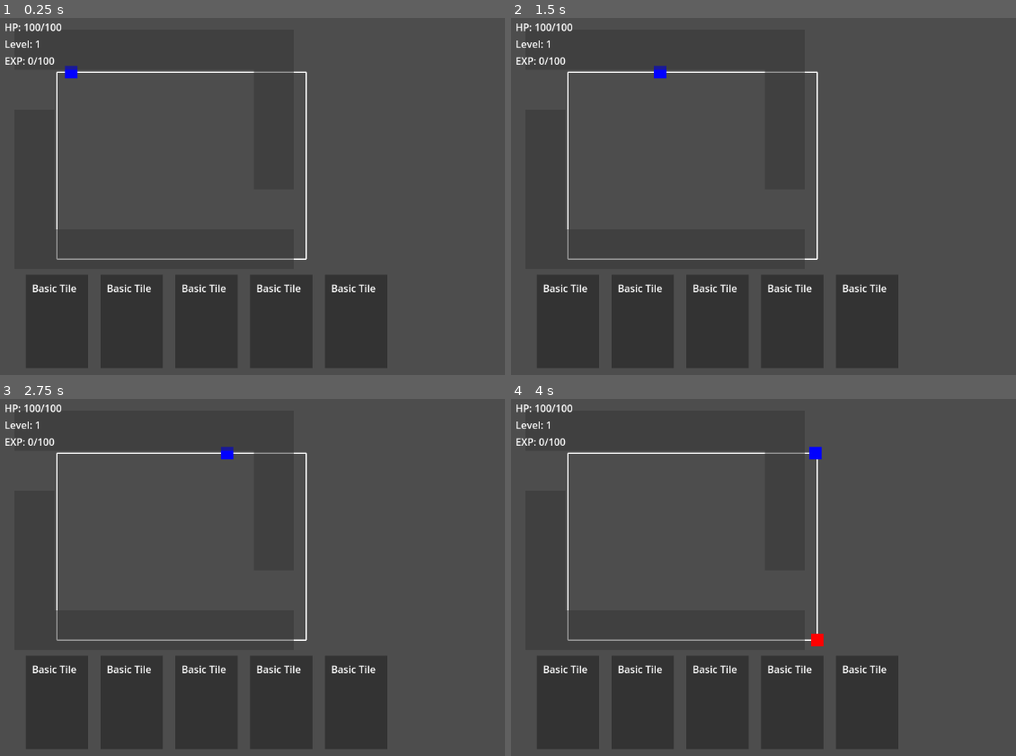
Above: before the commit, frames 1-4 (two rows, left to right).
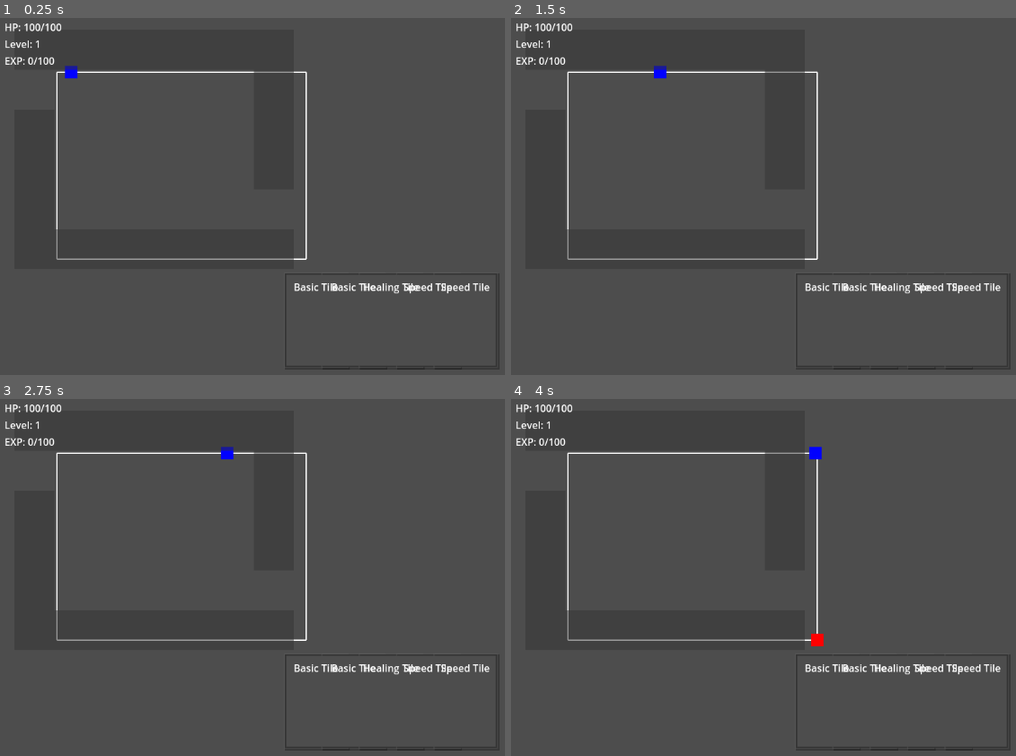
Above: after the commit, the same moments.

Repository: ivajpro/erlenmeyer
Game: Godot game, scene res://scenes/levels/game_loop.tscn
Same seed, same stepped clock (60 frames per second), same inputs: the game is played once before the commit and once after it.
Inputs (mouse positions are in pixels of both pictures, inside the frame that each line leads up to):
- Up to frame 1 (0.25 s): no input
- Up to frame 2 (1.5 s): move the mouse to (outside the picture) at 0.52 s; click (outside the picture) at 0.67 s; move the mouse to (723, 232) at 1.27 s; click (723, 232) at 1.42 s
- Up to frame 3 (2.75 s): move the mouse to (424, 502) at 2.02 s; click (424, 502) at 2.17 s
- Up to frame 4 (4 s): move the mouse to (829, 673) at 2.77 s; click (829, 673) at 2.92 s; move the mouse to (outside the picture) at 3.52 s; click (outside the picture) at 3.67 s

The runs differ from the first frame. In frame 1, 16% of the frame differs, in the area x 5-99%, y 71-99%; in frame 2, 16%; in frame 3, 16%; in frame 4, 16%.

Commit message:
Trying to clean UI

Diff:
--- /dev/null
+++ b/loop-fantasy/resources/ui_theme.tres
@@ -0,0 +1,15 @@
+[gd_resource type="Theme" load_steps=2 format=3]
+
+[sub_resource type="StyleBoxFlat" id=1]
+bg_color = Color(0.12, 0.12, 0.18, 0.95)
+border_width_left = 2
+border_width_top = 2
+border_width_right = 2
+border_width_bottom = 2
+border_color = Color(0.3, 0.3, 0.4, 1.0)
+corner_radius_top_left = 8
+corner_radius_top_right = 8
+corner_radius_bottom_right = 8
+corner_radius_bottom_left = 8
+shadow_color = Color(0, 0, 0, 0.3)
+shadow_size = 4
--- a/loop-fantasy/scenes/levels/game_loop.tscn
+++ b/loop-fantasy/scenes/levels/game_loop.tscn
@@ -1,9 +1,14 @@
-[gd_scene load_steps=3 format=3 uid="uid://co7uuqur7wwj3"]
+[gd_scene load_steps=4 format=3 uid="uid://co7uuqur7wwj3"]
 
 [ext_resource type="Script" path="res://scripts/core/loop_manager.gd" id="1_loop_manager"]
 [ext_resource type="PackedScene" uid="uid://cu1a5b7sovjuj" path="res://scenes/ui/hud.tscn" id="2_hud"]
+[ext_resource type="PackedScene" uid="uid://csiwhyruuv6nw" path="res://scenes/ui/action_menu.tscn" id="3_3sfbr"]
 
 [node name="GameLoop" type="Node2D"]
 script = ExtResource("1_loop_manager")
 
 [node name="HUD" parent="." instance=ExtResource("2_hud")]
+
+[node name="ActionMenu" parent="." instance=ExtResource("3_3sfbr")]
+
+[connection signal="action_selected" from="ActionMenu" to="." method="_on_action_selected"]
--- /dev/null
+++ b/loop-fantasy/scenes/ui/action_menu.tscn
@@ -0,0 +1,10 @@
+[gd_scene load_steps=2 format=3 uid="uid://csiwhyruuv6nw"]
+
+[ext_resource type="Script" path="res://scripts/ui/action_menu.gd" id="1_2pcj6"]
+
+[node name="ActionMenu" type="Control"]
+layout_mode = 3
+anchors_preset = 0
+offset_right = 40.0
+offset_bottom = 40.0
+script = ExtResource("1_2pcj6")
--- a/loop-fantasy/scripts/cards/card.gd
+++ b/loop-fantasy/scripts/cards/card.gd
@@ -1,27 +1,116 @@
 extends Node2D
 class_name Card
 
-signal card_played(tile_type: String, position: Vector2)
+# Signal declarations
+signal mouse_entered(card: Card)
+signal mouse_exited(card: Card)
+signal card_selected(card: Card)
 
-var tile_type: String = "basic"
-var card_name: String = "Basic Tile"
-var description: String = "A basic path tile"
+@export var tile_type: String = "basic"
+@export var card_name: String = "Basic Tile"
+@export var description: String = "A basic path tile"
+
+var is_selected: bool = false
+var is_hovered: bool = false
+
+@onready var background = $Background
+@onready var label = $Label
 
 func _ready():
-    _create_visual()
+	_create_visual()
+	_setup_area()
 
 func _create_visual():
-    var background = ColorRect.new()
-    background.size = Vector2(100, 150)
-    background.position = Vector2(-50, -75)
-    background.color = Color(0.2, 0.2, 0.2)
-    add_child(background)
+	# Add drop shadow
+	var shadow = ColorRect.new()
+	shadow.name = "Shadow"
+	shadow.size = Vector2(104, 154)
+	shadow.position = Vector2(-52 + 2, -77 + 2)
+	shadow.color = Color(0, 0, 0, 0.3)
+	shadow.z_index = -2
+	add_child(shadow)
 
-    var label = Label.new()
-    label.text = card_name
-    label.position = Vector2(-40, -65)
-    add_child(label)
+	# Create border with gradient
+	var border = ColorRect.new()
+	border.name = "Border"
+	border.size = Vector2(104, 154)
+	border.position = Vector2(-52, -77)
+	border.color = Color(0.4, 0.4, 0.4, 1.0)
+	add_child(border)
+
+	# Create card background
+	var bg_rect = ColorRect.new()
+	bg_rect.name = "Background"
+	bg_rect.size = Vector2(100, 150)
+	bg_rect.position = Vector2(-50, -75)
+	bg_rect.color = Color(0.2, 0.2, 0.2, 1.0)
+	bg_rect.z_index = 0
+	add_child(bg_rect)
+
+	# Create card frame
+	var frame = ColorRect.new()
+	frame.name = "Frame"
+	frame.size = Vector2(96, 146)
+	frame.position = Vector2(-48, -73)
+	frame.color = Color(0.3, 0.3, 0.3, 1.0)
+	frame.z_index = 1
+	add_child(frame)
+
+	# Add card name with higher z-index
+	var name_label = Label.new()
+	name_label.name = "CardLabel"  # Changed name to be more specific
+	name_label.text = card_name
+	name_label.horizontal_alignment = HORIZONTAL_ALIGNMENT_CENTER
+	name_label.size = Vector2(90, 30)
+	name_label.position = Vector2(-45, -65)
+	name_label.add_theme_color_override("font_color", Color.WHITE)
+	name_label.z_index = 2
+	add_child(name_label)
+
+func _setup_area():
+	var area = Area2D.new()
+	area.name = "CardArea"
+	area.input_pickable = true  # Make sure this is set
+
+	var collision = CollisionShape2D.new()
+	var shape = RectangleShape2D.new()
+	shape.size = Vector2(100, 150)
+	collision.shape = shape
+	collision.position = Vector2(0, 0)
+
+	area.add_child(collision)
+	add_child(area)
+
+	# Connect both mouse and input events
+	area.mouse_entered.connect(_on_mouse_enter)
+	area.mouse_exited.connect(_on_mouse_exit)
+	area.input_event.connect(_input_event)
+
+func _process(_delta):
+	var border = get_node_or_null("Border")
+	if border:
+		if is_selected:
+			print("Card is selected: ", card_name)  # Debug print
+			border.color = Color(1, 0, 0, 0.8)  # Bright red for selected
+			scale = Vector2(1.1, 1.1)  # Make selected card slightly larger
+		elif is_hovered:
+			border.color = Color(1, 1, 1, 0.5)  # White for hover
+			scale = Vector2(1.05, 1.05)  # Slightly larger on hover
+		else:
+			border.color = Color(0.4, 0.4, 0.4, 0.3)  # Default gray
+			scale = Vector2(1.0, 1.0)  # Normal size
+
+func _on_mouse_enter():
+	is_hovered = true
+	mouse_entered.emit(self)  # Use .emit() syntax
+
+func _on_mouse_exit():
+	is_hovered = false
+	mouse_exited.emit(self)
 
 func _input_event(_viewport, event, _shape_idx):
-    if event is InputEventMouseButton and event.pressed:
-        emit_signal("card_played", tile_type, get_global_mouse_position())
+	if event is InputEventMouseMotion:
+		is_hovered = true
+	elif event is InputEventMouseButton and event.pressed:
+		print("Card clicked: ", card_name)  # Debug print
+		card_selected.emit(self)  # Use new signal instead of direct parent call
--- a/loop-fantasy/scripts/characters/hero.gd
+++ b/loop-fantasy/scripts/characters/hero.gd
@@ -25,7 +25,7 @@
     collision.shape = rectangle
     add_child(collision)
 
-func _physics_process(delta: float) -> void:
+func _physics_process(_delta: float) -> void:
     check_combat()
     check_tile_effects()
 
--- a/loop-fantasy/scripts/core/loop_manager.gd
+++ b/loop-fantasy/scripts/core/loop_manager.gd
@@ -1,10 +1,10 @@
 extends Node2D
 
 const LOOP_PATH_POINTS = [
-    Vector2(100, 100),
-    Vector2(500, 100),
-    Vector2(500, 400),
-    Vector2(100, 400)
+	Vector2(100, 100),
+	Vector2(500, 100),
+	Vector2(500, 400),
+	Vector2(100, 400)
 ]
 
 const TILE_SIZE = 64
@@ -17,91 +17,125 @@
 var spawn_timer: float = 0
 const SPAWN_INTERVAL: float = 3.0
 var hand_manager: HandManager
+var is_paused: bool = false
+var loop_count: int = 0
+const LOOP_PAUSE_INTERVAL: int = 1  # Pause every loop
 
 func _ready():
-    draw_loop_path()
-    spawn_hero()
-    _create_path_tiles()
-    _setup_hand_manager()
+	draw_loop_path()
+	spawn_hero()
+	_create_path_tiles()
+	_setup_hand_manager()
 
 func _setup_hand_manager():
-    hand_manager = HandManager.new()
-    add_child(hand_manager)
+	hand_manager = HandManager.new()
+	add_child(hand_manager)
 
 func _create_path_tiles():
-    for i in range(LOOP_PATH_POINTS.size()):
-        var start = LOOP_PATH_POINTS[i]
-        var end = LOOP_PATH_POINTS[(i + 1) % LOOP_PATH_POINTS.size()]
-        _place_tiles_between(start, end)
+	for i in range(LOOP_PATH_POINTS.size()):
+		var start = LOOP_PATH_POINTS[i]
+		var end = LOOP_PATH_POINTS[(i + 1) % LOOP_PATH_POINTS.size()]
+		_place_tiles_between(start, end)
 
 func _place_tiles_between(start: Vector2, end: Vector2):
-    var direction = (end - start).normalized()
-    var distance = start.distance_to(end)
-    var current_pos = start
+	var direction = (end - start).normalized()
+	var _distance = start.distance_to(end)
+	var current_pos = start
 
-    while current_pos.distance_to(end) > TILE_SIZE:
-        var tile_pos = _snap_to_grid(current_pos)
-        if not placed_tiles.has(tile_pos):
-            var tile = tile_scene.instantiate()
-            tile.position = tile_pos
-            add_child(tile)
-            placed_tiles[tile_pos] = tile
-        current_pos += direction * TILE_SIZE
+	while current_pos.distance_to(end) > TILE_SIZE:
+		var tile_pos = _snap_to_grid(current_pos)
+		if not placed_tiles.has(tile_pos):
+			var tile = tile_scene.instantiate()
+			tile.position = tile_pos
+			add_child(tile)
+			placed_tiles[tile_pos] = tile
+		current_pos += direction * TILE_SIZE
 
 func _snap_to_grid(pos: Vector2) -> Vector2:
-    return Vector2(
-        floor(pos.x / TILE_SIZE) * TILE_SIZE,
-        floor(pos.y / TILE_SIZE) * TILE_SIZE
-    )
+	return Vector2(
+		floor(pos.x / TILE_SIZE) * TILE_SIZE,
+		floor(pos.y / TILE_SIZE) * TILE_SIZE
+	)
 
 func _process(delta):
-    if hero_node:
-        move_hero()
-        handle_enemy_spawn(delta)
+	if hero_node:
+		move_hero()
+		handle_enemy_spawn(delta)
 
 func draw_loop_path():
-    queue_redraw()
+	queue_redraw()
 
 func _draw():
-    for i in range(LOOP_PATH_POINTS.size()):
-        var start = LOOP_PATH_POINTS[i]
-        var end = LOOP_PATH_POINTS[(i + 1) % LOOP_PATH_POINTS.size()]
-        draw_line(start, end, Color.WHITE, 2.0)
+	for i in range(LOOP_PATH_POINTS.size()):
+		var start = LOOP_PATH_POINTS[i]
+		var end = LOOP_PATH_POINTS[(i + 1) % LOOP_PATH_POINTS.size()]
+		draw_line(start, end, Color.WHITE, 2.0)
 
 func spawn_hero():
-    var hero_scene = preload("res://scenes/characters/hero.tscn")
-    hero_node = hero_scene.instantiate()
-    hero_node.position = LOOP_PATH_POINTS[0]
-    add_child(hero_node)
+	var hero_scene = preload("res://scenes/characters/hero.tscn")
+	hero_node = hero_scene.instantiate()
+	hero_node.position = LOOP_PATH_POINTS[0]
+	add_child(hero_node)
 
 func move_hero():
-    var target = LOOP_PATH_POINTS[current_point_index]
-    var direction = (target - hero_node.position).normalized()
-    var distance = hero_node.position.distance_to(target)
+	if is_paused:
+		return
 
-    if distance < 5:
-        current_point_index = (current_point_index + 1) % LOOP_PATH_POINTS.size()
-    else:
-        hero_node.velocity = direction * movement_speed
-        hero_node.move_and_slide()
+	var target = LOOP_PATH_POINTS[current_point_index]
+	var direction = (target - hero_node.position).normalized()
+	var distance = hero_node.position.distance_to(target)
+
+	if distance < 5:
+		current_point_index = (current_point_index + 1) % LOOP_PATH_POINTS.size()
+		if current_point_index == 0:  # Completed a loop
+			loop_count += 1
+			if loop_count % LOOP_PAUSE_INTERVAL == 0:
+				pause_game()
+	else:
+		hero_node.velocity = direction * movement_speed
+		hero_node.move_and_slide()
+
+func pause_game():
+	is_paused = true
+	# Show action menu
+	$ActionMenu.show()
+
+func resume_game():
+	is_paused = false
+	$ActionMenu.hide()
 
 func handle_enemy_spawn(delta: float) -> void:
-    spawn_timer += delta
-    if spawn_timer >= SPAWN_INTERVAL:
-        spawn_timer = 0
-        spawn_enemy()
+	spawn_timer += delta
+	if spawn_timer >= SPAWN_INTERVAL:
+		spawn_timer = 0
+		spawn_enemy()
 
 func spawn_enemy() -> void:
-    var enemy = enemy_scene.instantiate()
-    var spawn_point = LOOP_PATH_POINTS[randi() % LOOP_PATH_POINTS.size()]
-    enemy.position = spawn_point
-    add_child(enemy)
+	var enemy = enemy_scene.instantiate()
+	var spawn_point = LOOP_PATH_POINTS[randi() % LOOP_PATH_POINTS.size()]
+	enemy.position = spawn_point
+	add_child(enemy)
 
-func try_place_tile(tile_type: String, position: Vector2):
-    var grid_pos = _snap_to_grid(position)
-    if not placed_tiles.has(grid_pos):
-        var tile = tile_scene.instantiate()
-        tile.position = grid_pos
-        tile.tile_type = tile_type
-        add_child(tile)
-        placed_tiles[grid_pos] = tile
+func try_place_tile(tile_type: String, tile_position: Vector2):
+	var grid_pos = _snap_to_grid(tile_position)
+	if not placed_tiles.has(grid_pos):
+		var tile = tile_scene.instantiate()
+		tile.position = grid_pos
+		tile.tile_type = tile_type
+		add_child(tile)
+		placed_tiles[grid_pos] = tile
+
+# Add this function to handle action menu responses
+func _on_action_selected(action: String):
+	match action:
+		"place_tile":
+			# Enable tile placement mode
+			hand_manager.enable_placement_mode()
+		"equip":
+			# Show equipment menu
+			$EquipmentMenu.show()
+		"continue":
+			resume_game()
+
+func _on_action_menu_action_selected(action: String) -> void:
+	pass # Replace with function body.
--- /dev/null
+++ b/loop-fantasy/scripts/ui/action_menu.gd
@@ -0,0 +1,52 @@
+extends Control
+class_name ActionMenu
+
+signal action_selected(action: String)
+
+func _ready():
+    hide()
+    _setup_menu()
+
+func _setup_menu():
+    # Create background panel
+    var panel = Panel.new()
+    panel.set_anchors_preset(Control.PRESET_CENTER)
+    panel.position = Vector2(-150, -100)
+    panel.size = Vector2(300, 200)
+    panel.theme = GameTheme.new()
+
+    # Create container for buttons
+    var vbox = VBoxContainer.new()
+    vbox.set_anchors_preset(Control.PRESET_FULL_RECT)
+    vbox.add_theme_constant_override("separation", 10)
+    vbox.add_theme_constant_override("margin_left", 20)
+    vbox.add_theme_constant_override("margin_right", 20)
+    vbox.add_theme_constant_override("margin_top", 20)
+    vbox.add_theme_constant_override("margin_bottom", 20)
+
+    # Add title
+    var title = Label.new()
+    title.text = "Loop Complete!"
+    title.horizontal_alignment = HORIZONTAL_ALIGNMENT_CENTER
+    title.add_theme_font_size_override("font_size", 24)
+    vbox.add_child(title)
+
+    # Add spacer
+    var spacer = Control.new()
+    spacer.custom_minimum_size = Vector2(0, 10)
+    vbox.add_child(spacer)
+
+    # Create buttons
+    _add_button(vbox, "Place Tiles", "place_tile")
+    _add_button(vbox, "Manage Equipment", "equip")
+    _add_button(vbox, "Continue Journey", "continue")
+
+    panel.add_child(vbox)
+    add_child(panel)
+
+func _add_button(container: Container, text: String, action: String):
+    var button = Button.new()
+    button.text = text
+    button.custom_minimum_size = Vector2(0, 40)
+    button.pressed.connect(func(): action_selected.emit(action))
+    container.add_child(button)
--- /dev/null
+++ b/loop-fantasy/scripts/ui/game_theme.gd
@@ -0,0 +1,32 @@
+extends Theme
+class_name GameTheme
+
+func _init():
+    # Panel styling
+    var panel_style = StyleBoxFlat.new()
+    panel_style.bg_color = Color(0.1, 0.1, 0.1, 0.9)
+    panel_style.border_width_left = 2
+    panel_style.border_width_top = 2
+    panel_style.border_width_right = 2
+    panel_style.border_width_bottom = 2
+    panel_style.border_color = Color(0.3, 0.3, 0.3, 1.0)
+    panel_style.corner_radius_top_left = 8
+    panel_style.corner_radius_top_right = 8
+    panel_style.corner_radius_bottom_right = 8
+    panel_style.corner_radius_bottom_left = 8
+
+    set_stylebox("panel", "Panel", panel_style)
+
+    # Button styling
+    var button_normal = StyleBoxFlat.new()
+    button_normal.bg_color = Color(0.2, 0.2, 0.2, 1.0)
+    button_normal.border_width_left = 2
+    button_normal.border_width_top = 2
+    button_normal.border_width_right = 2
+    button_normal.border_width_bottom = 2
+    button_normal.corner_radius_top_left = 4
+    button_normal.corner_radius_top_right = 4
+    button_normal.corner_radius_bottom_right = 4
+    button_normal.corner_radius_bottom_left = 4
+
+    set_stylebox("normal", "Button", button_normal)
--- a/loop-fantasy/scripts/ui/hand_manager.gd
+++ b/loop-fantasy/scripts/ui/hand_manager.gd
@@ -1,34 +1,85 @@
 extends Node2D
 class_name HandManager
+
+# Add this line at the top to ensure Card class is loaded
+const CardScene = preload("res://scripts/cards/card.gd")
 
 var card_scene = preload("res://scenes/cards/card.tscn")
 var max_cards: int = 5
 var cards: Array = []
 var card_types = ["basic", "healing", "damage", "speed"]
+var selected_card: Card = null
 
 func _ready():
-    draw_initial_hand()
+	draw_initial_hand()
 
 func draw_initial_hand():
-    for i in range(max_cards):
-        draw_card()
+	for i in range(max_cards):
+		draw_card()
 
 func draw_card():
-    if cards.size() >= max_cards:
-        return
+	if cards.size() >= max_cards:
+		return
 
-    var card = card_scene.instantiate()
-    card.tile_type = card_types[randi() % card_types.size()]
-    card.position = Vector2(120 * cards.size() + 100, 500)
-    card.connect("card_played", _on_card_played)
-    cards.append(card)
-    add_child(card)
+	var card: Card = card_scene.instantiate() as Card
+	if card:
+		 # Calculate card positions to center them at bottom
+		var viewport_size = get_viewport_rect().size
+		var total_width = (cards.size() + 1) * 120  # 120 is card spacing
+		var start_x = (viewport_size.x - total_width) / 2
+		var card_x = start_x + (120 * cards.size())
+		var card_y = viewport_size.y - 150  # 150 pixels from bottom
 
-func _on_card_played(tile_type: String, position: Vector2):
-    get_parent().try_place_tile(tile_type, position)
-    var card_index = cards.find(get_viewport().get_mouse_position())
-    if card_index != -1:
-        var card = cards[card_index]
-        cards.remove_at(card_index)
-        card.queue_free()
-        draw_card()
+		card.tile_type = card_types[randi() % card_types.size()]
+		card.card_name = card.tile_type.capitalize() + " Tile"
+		card.position = Vector2(card_x, card_y)
+
+		# Connect signals using new syntax
+		card.mouse_entered.connect(_on_card_mouse_entered)
+		card.mouse_exited.connect(_on_card_mouse_exited)
+		card.card_selected.connect(select_card)  # Connect to new signal
+
+		cards.append(card)
+		add_child(card)
+
+func select_card(card: Card):
+	print("Selecting card: ", card.card_name)  # Debug print
+	if selected_card and selected_card != card:
+		selected_card.is_selected = false
+
+	if selected_card == card:
+		card.is_selected = !card.is_selected  # Toggle selection
+		if !card.is_selected:
+			selected_card = null
+	else:
+		card.is_selected = true
+		selected_card = card
+
+	print("Selected card is now: ", selected_card.card_name if selected_card else "None")  # Debug print
+
+func _input(event):
+	if event is InputEventMouseButton and event.pressed:
+		if selected_card:
+			_on_card_played(selected_card.tile_type, get_global_mouse_position())
+			selected_card.is_selected = false
+			selected_card = null
+
+func _on_card_played(tile_type: String, target_position: Vector2):
+	get_parent().try_place_tile(tile_type, target_position)
+	var card_index = cards.find(selected_card)
+	if card_index != -1:
+		var card = cards[card_index]
+		cards.remove_at(card_index)
+		card.queue_free()
+		draw_card()
+
+func _on_card_mouse_entered(card: Card):
+	if card:
+		card.is_hovered = true
+		print("Card hovered: ", card.card_name)  # Debug print
+
+func _on_card_mouse_exited(card: Card):
+	if card:
+		card.is_hovered = false
+		if card != selected_card:
+			print("Card unhovered: ", card.card_name)  # Debug print
Not shown: 1 places in loop-fantasy/scenes/cards/card.tscn that only renumber resources
